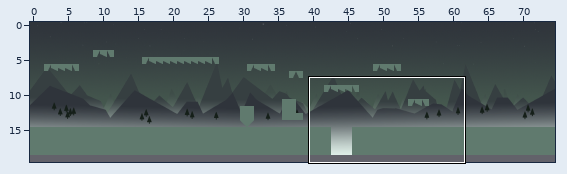
Level history. Tiled map (JSON): assets/Tilemap/level1_tilemap.json. The picture above shows the old version from afar; the outline marks the close-up.
Close-up. Earlier state:
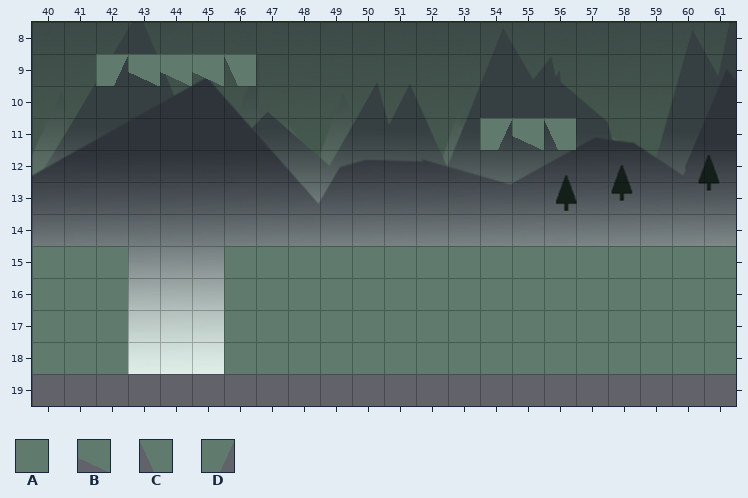
Cells are 32x32 px. Shown: x 40..61, y 8..19. The commit also changed other parts of the map, which this record leaves out.
Key: from "level1_tilemap": A 0, B 11, C 12, D 13.
_ is an empty cell.
Layer "Kachelebene 1" before, first column x 40:
 8 ______________________
 9 __DBBBC_______________
10 ______________________
11 ______________DBC_____
12 ______________________
13 ______________________
14 ______________________
15 AAA___AAAAAAAAAAAAAAAA
16 AAA___AAAAAAAAAAAAAAAA
17 AAA___AAAAAAAAAAAAAAAA
18 AAA___AAAAAAAAAAAAAAAA
19 ______________________
Now the later version:
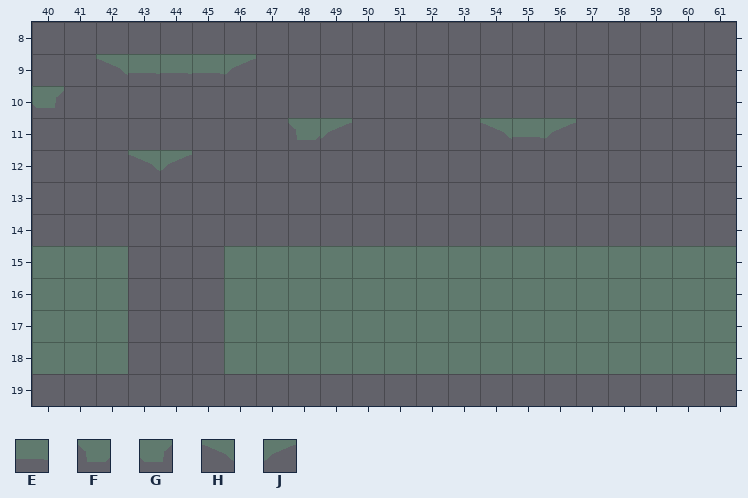
Further tiles: from "level1_tilemap": E 21, F 25, G 26, H 27, J 28.
Edits made:
layer "Bildebene 1" removed
layer "Bildebene 2" removed
layer "Bildebene 3" removed
Layer "Kachelebene 1":
Tile E replaces tile B in row 9 at x 43 to 45; in row 11 at x 55.
Tile F is added in row 11 at x 48.
Tile G is added in row 10 at x 40.
Tile H replaces tile D in row 9 at x 42; in row 11 at x 54.
Tile H is added in row 12 at x 43.
Tile J replaces tile C in row 9 at x 46; in row 11 at x 56.
Tile J is added in row 11 at x 49; in row 12 at x 44.
